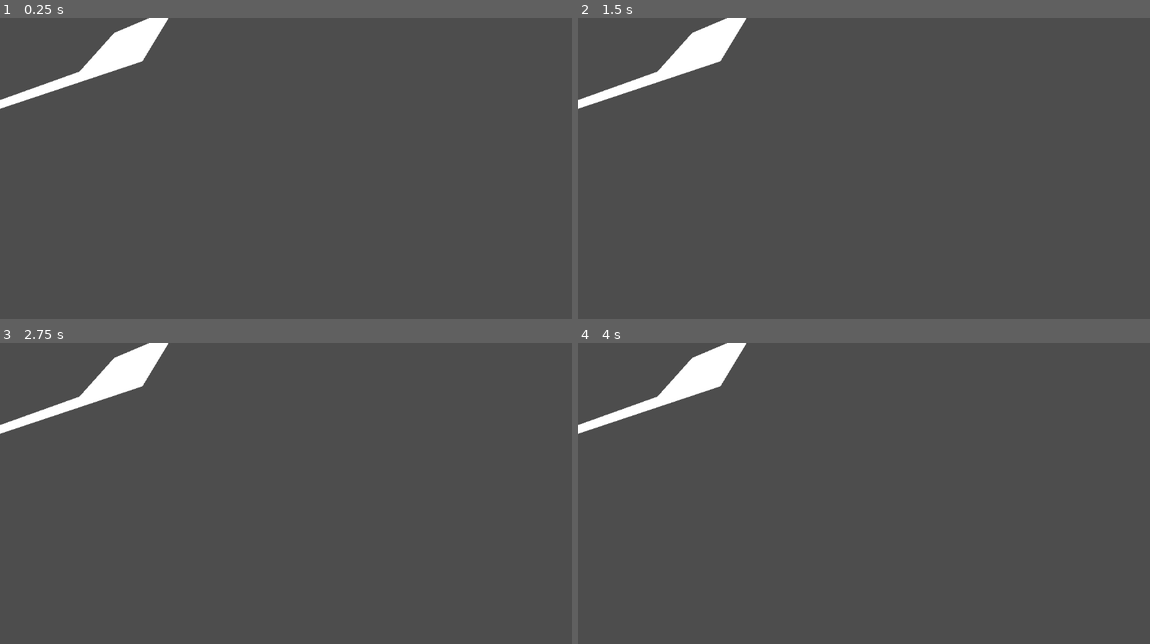
Above: before the commit, frames 1-4 (two rows, left to right).
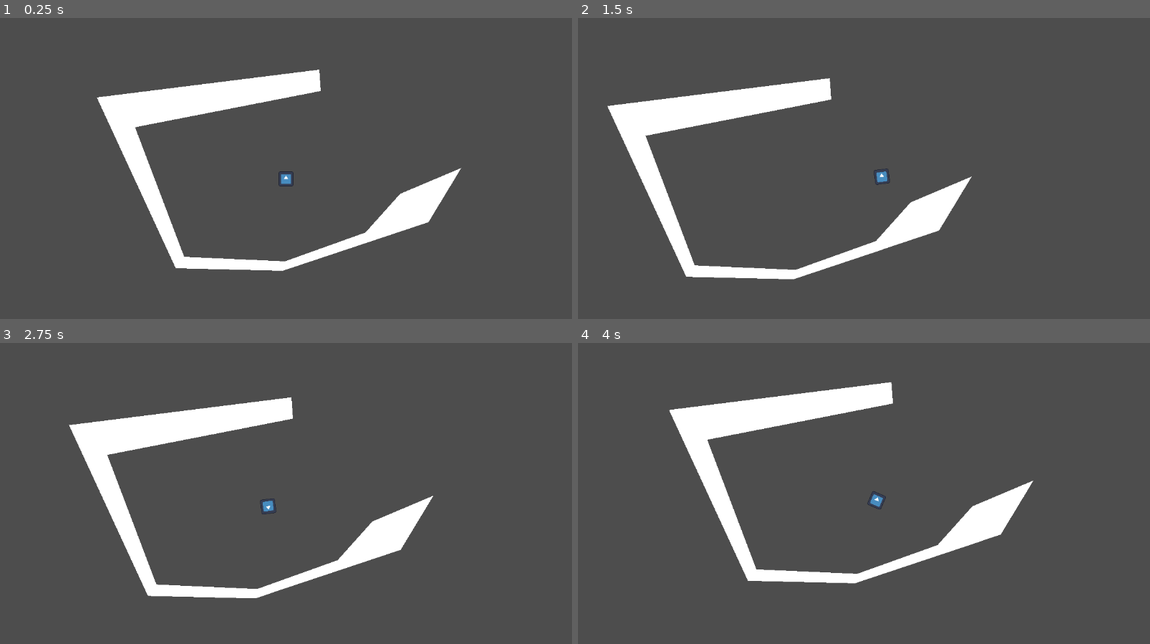
Above: after the commit, the same moments.

Repository: Mastoast/LDJam57
Game: Godot game, scene res://Levels/base_level.tscn
Two runs of this game, one before a commit and one after it. Both use one fixed random seed, a clock stepped at 60 frames per second and the inputs below. The engine's default icon, where the game draws it, is replaced by a stand-in: a white triangle on a blue panel in a dark square.
Inputs (mouse positions are in pixels of both pictures, inside the frame that each line leads up to):
- Up to frame 1 (0.25 s): no input
- Up to frame 2 (1.5 s): tap Enter at 0.5 s; move the mouse to (989, 162) at 0.52 s; tap Space (ui_select) at 0.6, 0.77, 1.07, 1.35 s; move the mouse to (749, 195) at 1.27 s
- Up to frame 3 (2.75 s): tap Space (ui_select) at 1.52, 1.82, 2.1 s; move the mouse to (343, 433) at 2.02 s
- Up to frame 4 (4 s): move the mouse to (835, 568) at 2.77 s; tap Space (ui_select) at 2.85, 3.02, 3.32, 3.6, 3.77 s; move the mouse to (1035, 550) at 3.52 s

The runs differ from the first frame. In frame 1, 9.9% of the frame differs, in the area x 0-81%, y 0-85%; in frame 2, 9.9%; in frame 3, 9.9%; in frame 4, 9.9%, in the area x 0-80%, y 0-80%.

Commit message:
[Dev] Player updated physics move

Diff:
--- a/Levels/base_level.tscn
+++ b/Levels/base_level.tscn
@@ -2,7 +2,7 @@
 
 [ext_resource type="PackedScene" uid="uid://ceaujjvceobtb" path="res://Environment/poly_shape.tscn" id="2_n4mxg"]
 [ext_resource type="PackedScene" uid="uid://cmbe6p5xvc2kp" path="res://Player/music_listener.tscn" id="3_n4mxg"]
-[ext_resource type="PackedScene" uid="uid://bjlwmhyyp3s4i" path="res://Player/animatable_player.tscn" id="4_ruyyf"]
+[ext_resource type="PackedScene" uid="uid://hmta8pq6weir" path="res://Player/player.tscn" id="3_ruyyf"]
 
 [node name="BaseLevel" type="Node2D"]
 
@@ -10,6 +10,7 @@
 position = Vector2(-139, 182)
 polygon = PackedVector2Array(133, 3, 426, -95, 492, -204, 369, -152, 299, -74, 137, -16, -66, -25, -165, -286, 209, -359, 206, -402, -242, -346, -83, -2)
 
-[node name="AnimatablePlayer" parent="." instance=ExtResource("4_ruyyf")]
+[node name="MusicListener" parent="." instance=ExtResource("3_n4mxg")]
 
-[node name="MusicListener" parent="." instance=ExtResource("3_n4mxg")]
+[node name="Player" parent="." instance=ExtResource("3_ruyyf")]
+baseDashForce = 200.0
--- a/Player/player.gd
+++ b/Player/player.gd
@@ -1,8 +1,10 @@
-extends AnimatableBody2D
+extends CharacterBody2D
 
 #region Variables
 @export
-var baseDashForce : float = 1000
+var baseDashForce : float = 100
+var strongDashForce : float = 3
+var currentDashForce : float = 10
 
 enum State {Idle, Scan, Dash}
 var Player_State : State = State.Idle
@@ -16,24 +18,20 @@
 func _process(_delta: float) -> void:
 	if (Player_State == State.Idle):
 		look_at(get_global_mouse_position())
-	if Input.is_action_just_pressed("ui_select", true): ## dash debug
+	if Input.is_action_just_pressed("ui_select") && Player_State != State.Dash: ## dash debug
 		Player_State = State.Dash
 		_dash()
 
-#func _physics_process(_delta: float) -> void:
-	#if Player_State == State.Dash:
-		#if test_move(transform, Vector2.ZERO):
-			#Player_State = State.Idle
-			#position = latestPosition
+func _physics_process(delta: float) -> void:
+	if Player_State == State.Dash && move_and_collide(baseDashForce * delta * Vector2.from_angle(rotation)):
+		Player_State = State.Idle
+		position = latestPosition
 
 func _dash(dashForceMultiplier: float = 1) -> void:
 	latestPosition = position
-	var tween = create_tween()
-	tween.set_process_mode(Tween.TWEEN_PROCESS_PHYSICS)
-	var targetPosition = position + baseDashForce * dashForceMultiplier * Vector2.from_angle(rotation)
-	tween.tween_property(self, "position", targetPosition, 1)##.set_trans(Tween.TRANS_LINEAR).set_ease(Tween.EASE_IN)
-	tween.finished.connect(_onDashFinished)
-	tween.play()
+
+	$Timer.start()
+	$Timer.timeout.connect(_onDashFinished)
 
 func _onDashFinished() -> void:
 	Player_State = State.Idle
--- a/Player/player.tscn
+++ b/Player/player.tscn
@@ -1,12 +1,13 @@
 [gd_scene load_steps=4 format=3 uid="uid://hmta8pq6weir"]
 
-[ext_resource type="Texture2D" uid="uid://cph4e7q4enlfx" path="res://assets/icon.svg" id="1_7vf5y"]
+[ext_resource type="Texture2D" uid="uid://cph4e7q4enlfx" path="res://Assets/icon.svg" id="1_7vf5y"]
 [ext_resource type="Script" uid="uid://1jkvvmcd0wrd" path="res://Player/player.gd" id="1_axnn4"]
 
 [sub_resource type="CapsuleShape2D" id="CapsuleShape2D_hvfyp"]
 radius = 15.0
 
-[node name="CharacterBody2D" type="AnimatableBody2D"]
+[node name="Player" type="CharacterBody2D"]
+motion_mode = 1
 script = ExtResource("1_axnn4")
 
 [node name="Sprite2D" type="Sprite2D" parent="."]
@@ -17,4 +18,9 @@
 shape = SubResource("CapsuleShape2D_hvfyp")
 
 [node name="Camera2D" type="Camera2D" parent="."]
+process_callback = 0
 position_smoothing_enabled = true
+
+[node name="Timer" type="Timer" parent="."]
+process_callback = 0
+one_shot = true
